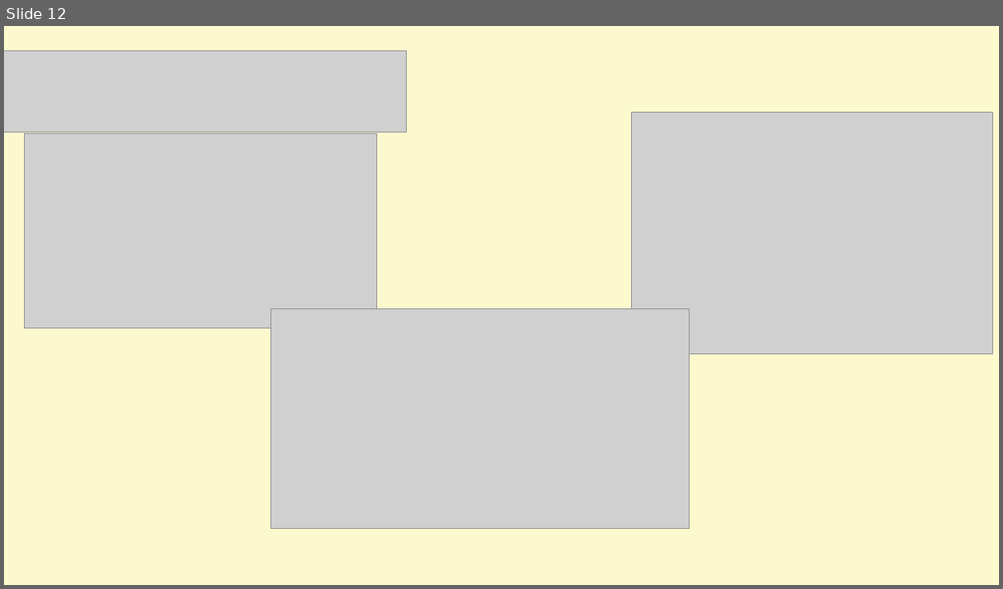
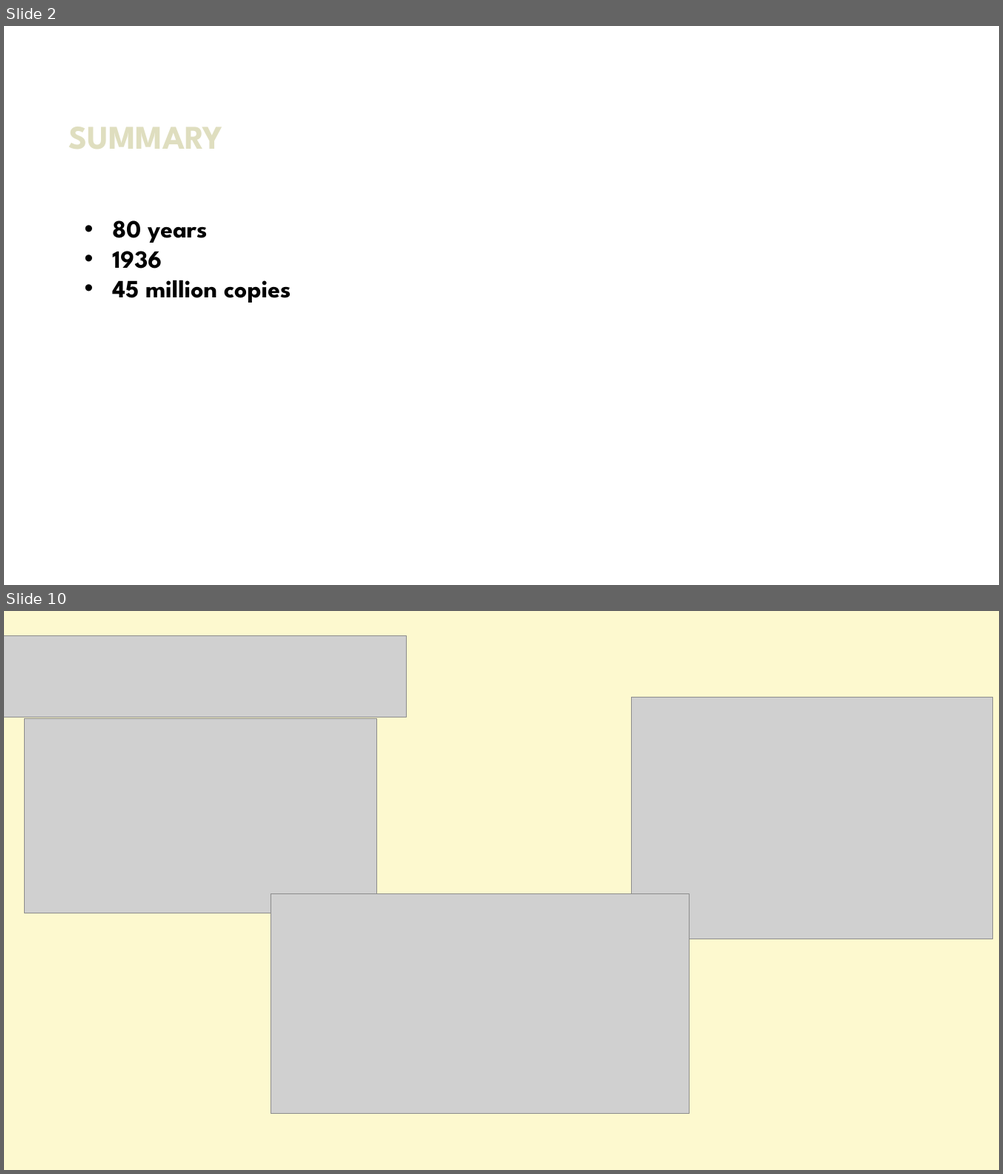
Before and after one commit to MariamNesiem/Soft-Skills, a slide deck: How to win friends and influnce people/Presentation.pptx. Shown one above the other, each under a label of ours: slide 12 before the commit, slides 2 and 10 after it; the slides between them are not shown. The pictures are 1003x589 and 1003x1174 pixels, drawn with LibreOffice and Linux fonts; fonts in the diff are those of the drawing; grey boxes stand for pictures; background and template pictures are left out. Boxes give left, top, right and bottom in pixels: in the first picture for what was removed or moved away, otherwise in the second. Text is boxed around its words. In the diff, an @@ line names an element or a change of style, - is before the commit and + after.

```diff
--- a/How to win friends and influnce people/Presentation.pptx
+++ b/How to win friends and influnce people/Presentation.pptx
@@ slide 2 added at (4, 26, 999, 585), background picture (left out) @@
@@ text added at (69, 127, 222, 149), 32 pt, text #DFDEBF, bold @@
+SUMMARY
@@ text added at (112, 221, 291, 303), 24 pt, text #000000, bold @@
+• 80 years
+• 1936
+• 45 million copies
@@ what was slide 12 is now slide 10 @@
```
Also in this commit, not shown: 1 slide changed, 6 other slides added, 9 slides removed.
